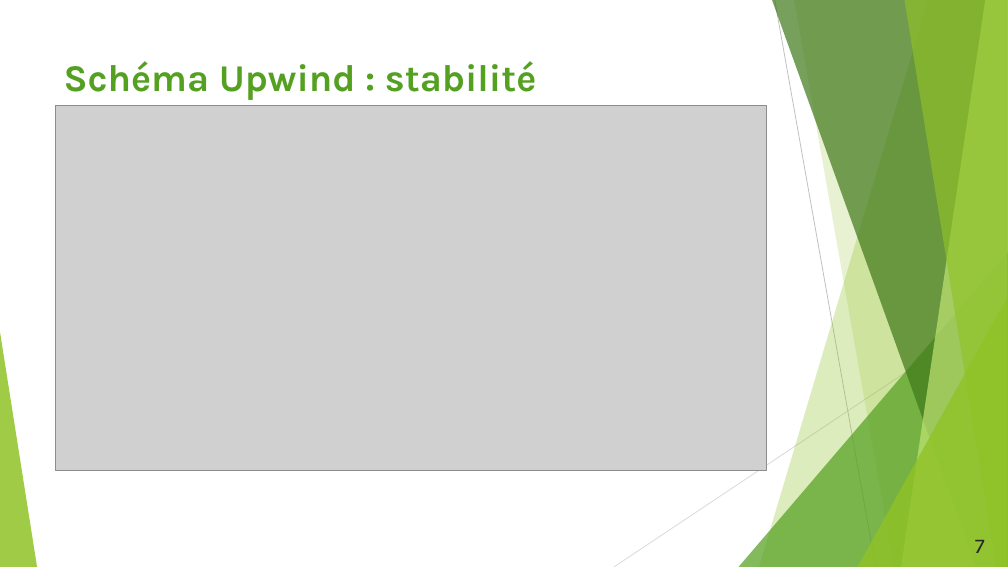
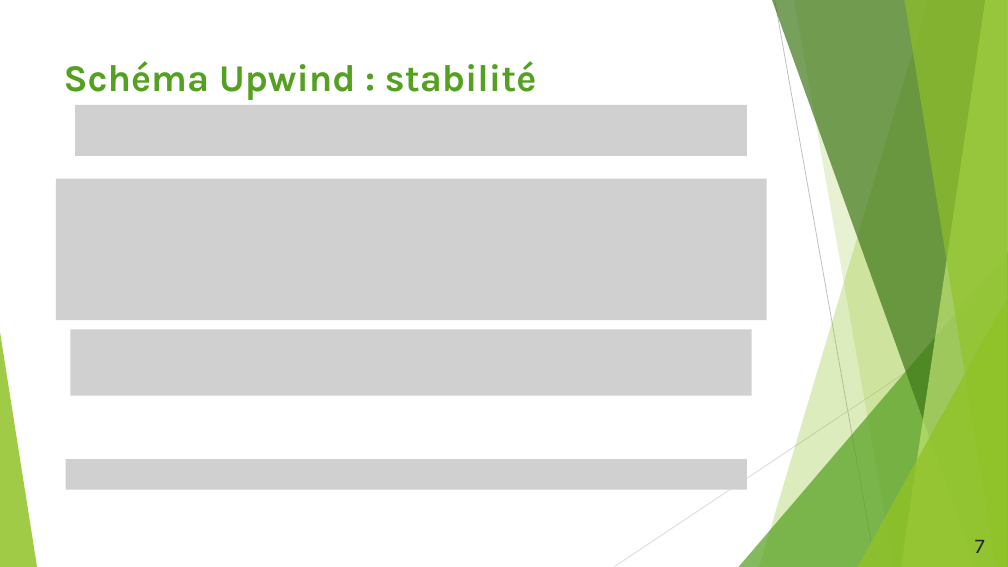
Before and after one commit to duynslaeger/projet_simulation_physique_Swift_Hohenberg, a slide deck: slide 7 of Présentation_LPHYS1303.pptx. Drawn at 1008x567 pixels with LibreOffice and Linux fonts; fonts in the diff are those of the drawing; grey boxes stand for pictures. Boxes give left, top, right and bottom in pixels: in the first picture for what was removed or moved away, otherwise in the second. Text is boxed around its words. In the diff, an @@ line names an element or a change of style, - is before the commit and + after.

```diff
--- a/Présentation_LPHYS1303.pptx
+++ b/Présentation_LPHYS1303.pptx
@@ picture removed at <box>56,105,767,470</box> @@
@@ picture added at <box>75,105,746,157</box> @@
@@ picture added at <box>56,178,767,320</box> @@
@@ picture added at <box>70,330,752,396</box> @@
@@ picture added at <box>66,459,747,489</box> @@
```
Also in this commit, not shown: 3 other slides changed, 2 slides added, 2 other files.
